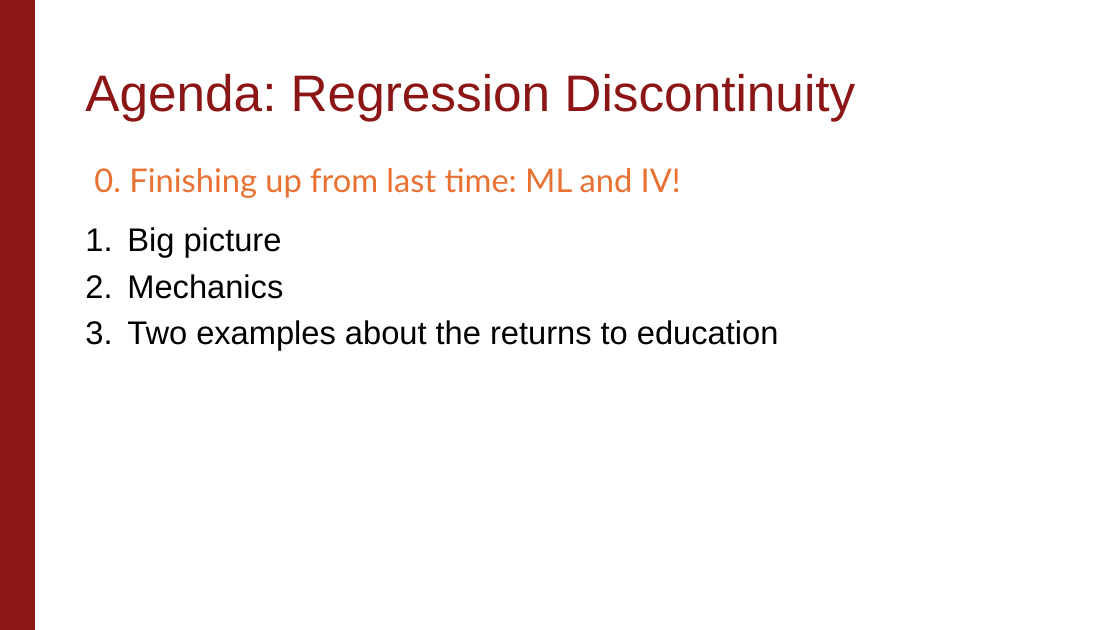
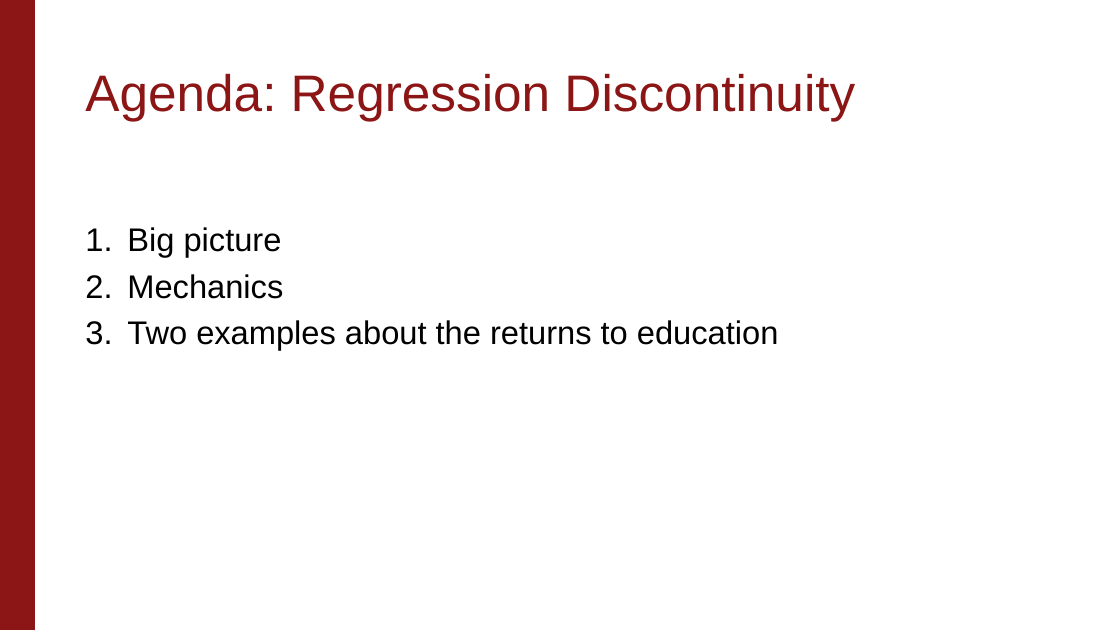
Before and after one commit to stanford-causal-inference-class/stanford-causal-inference-class.github.io, a slide deck: slide 3 of materials/lecture-slides/Unit3_Lecture4.pptx. Drawn at 1120x630 pixels with LibreOffice and Linux fonts; fonts in the diff are those of the drawing; background and template pictures are left out. Boxes give left, top, right and bottom in pixels: in the first picture for what was removed or moved away, otherwise in the second. Text is boxed around its words. In the diff, an @@ line names an element or a change of style, - is before the commit and + after.

```diff
--- a/materials/lecture-slides/Unit3_Lecture4.pptx
+++ b/materials/lecture-slides/Unit3_Lecture4.pptx
@@ text removed at box(94, 168, 681, 198) @@
-0. Finishing up from last time: ML and IV!
```
Also in this commit, not shown: 27 slides removed, 1 other file.
